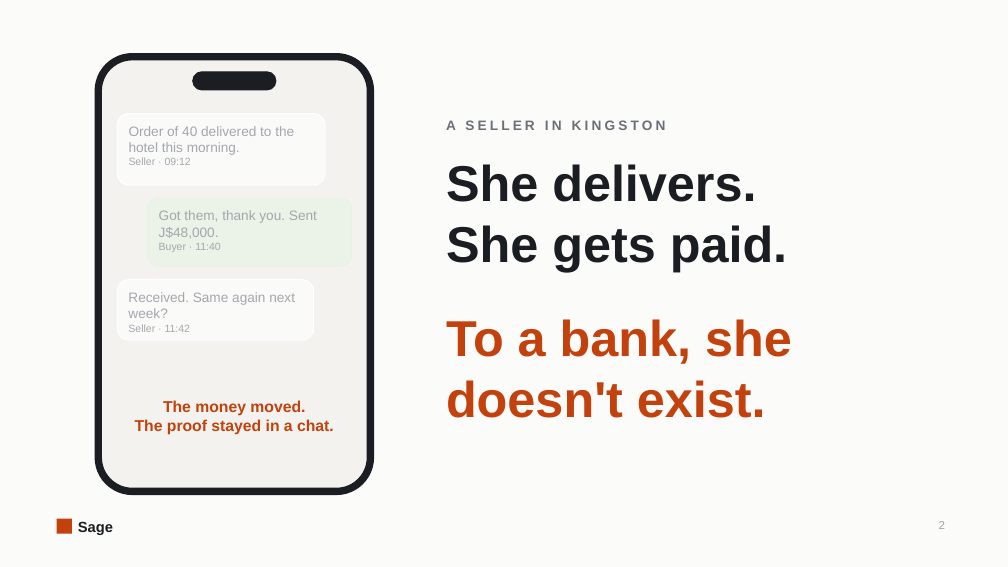
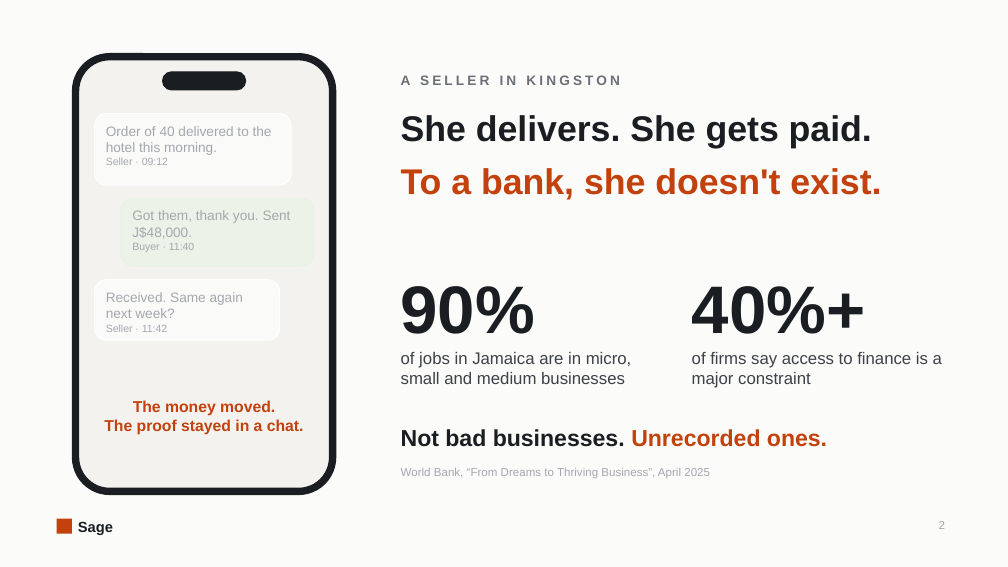
Before and after one commit to shariqazeem/sage, a slide deck: slide 2 of docs/fc/demo-day/Sage-DemoDay.pptx. Drawn at 1008x567 pixels with LibreOffice and Linux fonts; fonts in the diff are those of the drawing. Boxes give left, top, right and bottom in pixels: in the first picture for what was removed or moved away, otherwise in the second. Text is boxed around its words. In the diff, an @@ line names an element or a change of style, - is before the commit and + after.

```diff
--- a/docs/fc/demo-day/Sage-DemoDay.pptx
+++ b/docs/fc/demo-day/Sage-DemoDay.pptx
@@ rounded rectangle: place and size @@
-rounded rectangle at box(98, 57, 371, 492)
+rounded rectangle at box(76, 57, 333, 492)
@@ rounded rectangle at box(76, 57, 333, 492): proportions changed @@
@@ rounded rectangle: place and size @@
-rounded rectangle at box(193, 72, 276, 90)
+rounded rectangle at box(163, 72, 246, 90)
@@ text "A SELLER IN KINGSTON": place and size @@
-text "A SELLER IN KINGSTON" at box(446, 120, 666, 130)
+text "A SELLER IN KINGSTON" at box(401, 75, 620, 85)
@@ rounded rectangle: place and size @@
-rounded rectangle at box(117, 113, 325, 185)
+rounded rectangle at box(95, 113, 291, 185)
@@ text at box(401, 115, 872, 148): text changed; size 48 to 34 pt @@
-She delivers.
-She gets paid.
+She delivers. She gets paid.
@@ text "Order of 40 delivered to ...": place and size @@
-text "Order of 40 delivered to ..." at box(129, 126, 294, 165)
+text "Order of 40 delivered to ..." at box(106, 126, 272, 165)
@@ text "To a bank, she doesn't ...": place and size @@
-text "To a bank, she doesn't ..." at box(446, 319, 792, 418)
+text "To a bank, she doesn't ..." at box(401, 168, 881, 200)
@@ text "To a bank, she doesn't ..." at box(401, 168, 881, 200): size 48 to 34 pt @@
@@ rounded rectangle: place and size @@
-rounded rectangle at box(147, 198, 352, 266)
+rounded rectangle at box(121, 198, 314, 266)
@@ text "Got them, thank you. Sent ...": place and size @@
-text "Got them, thank you. Sent ..." at box(159, 210, 317, 252)
+text "Got them, thank you. Sent ..." at box(132, 210, 291, 252)
@@ rounded rectangle: place and size @@
-rounded rectangle at box(117, 280, 314, 340)
+rounded rectangle at box(95, 280, 280, 340)
@@ text "Received. Same again next week?" rewrapped from box(128, 292, 295, 332) to box(106, 292, 243, 332) @@
@@ text added at box(401, 286, 535, 334), 64 pt, text #1A1D21, bold @@
+90%
@@ text added at box(692, 286, 866, 334), 64 pt, text #1A1D21, bold @@
+40%+
@@ text added at box(401, 352, 632, 384), 16 pt, text #3D4148 @@
+of jobs in Jamaica are in micro, small and medium businesses
@@ text added at box(692, 352, 942, 388), 16 pt, text #3D4148 @@
+of firms say access to finance is a major constraint
@@ text "The money moved.": place and size @@
-text "The money moved." at box(135, 400, 334, 435)
+text "The money moved." at box(104, 400, 304, 435)
@@ text added at box(401, 429, 827, 447), 22 pt, text #1A1D21, bold @@
+Not bad businesses. Unrecorded ones.
@@ text added at box(401, 468, 710, 478), 11 pt, text #A4A7AD @@
+World Bank, “From Dreams to Thriving Business”, April 2025
```
Also in this commit, not shown: 4 other slides changed, 5 slides removed, 8 other files.
